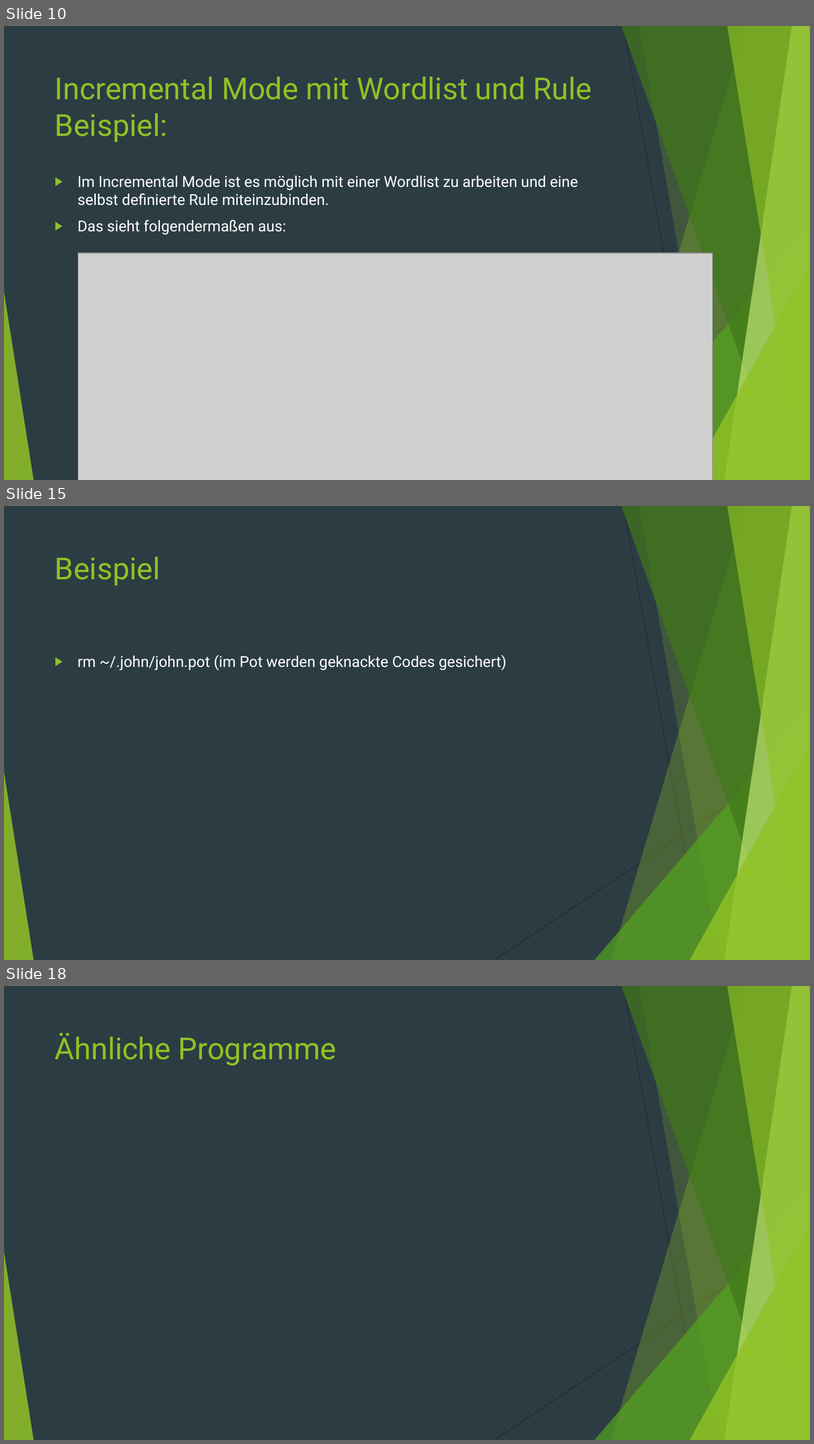
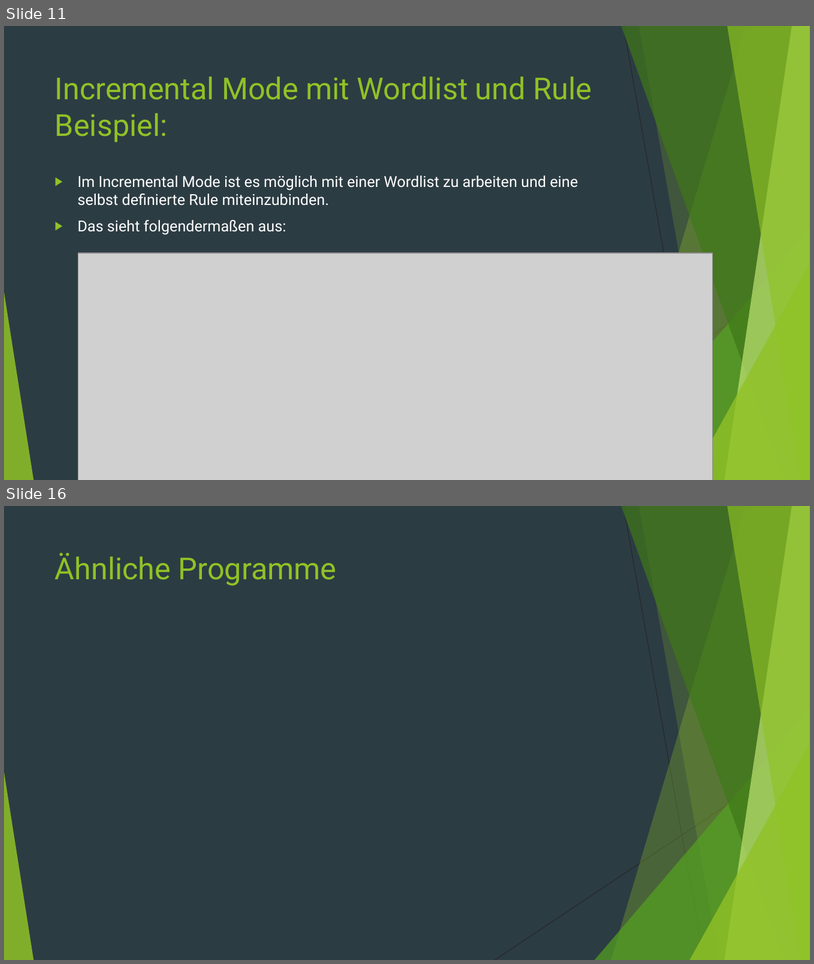
Before and after one commit to StefanSchuck/JohnTheRipperVortrag, a slide deck: Vortrag.pptx. Shown one above the other, each under a label of ours: slides 10, 15 and 18 before the commit, slides 11 and 16 after it; the slides between them are not shown. The pictures are 814x1444 and 814x964 pixels, drawn with LibreOffice and Linux fonts; fonts in the diff are those of the drawing; grey boxes stand for pictures. Boxes give left, top, right and bottom in pixels: in the first picture for what was removed or moved away, otherwise in the second. Text is boxed around its words. In the diff, an @@ line names an element or a change of style, - is before the commit and + after.

```diff
--- a/Vortrag.pptx
+++ b/Vortrag.pptx
@@ slide 15 removed at (4,506,810,960), background #2C3C43; not listed: 10 template elements that a slide beside it also shows @@
@@ title removed at (55,556,161,585) @@
-Beispiel
@@ text removed at (78,655,507,670) @@
-▶ rm ~/.john/john.pot (im Pot werden geknackte Codes gesichert)
@@ what was slide 10 is now slide 11 @@
@@ what was slide 18 is now slide 16 @@
```
Also in this commit, not shown: 9 slides changed, 3 slides added, 4 other slides removed.
